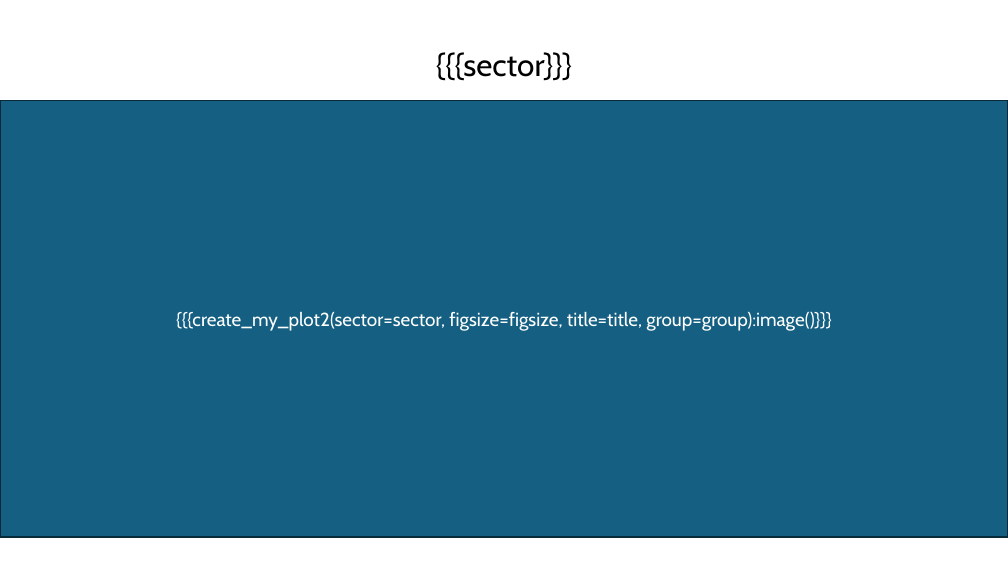
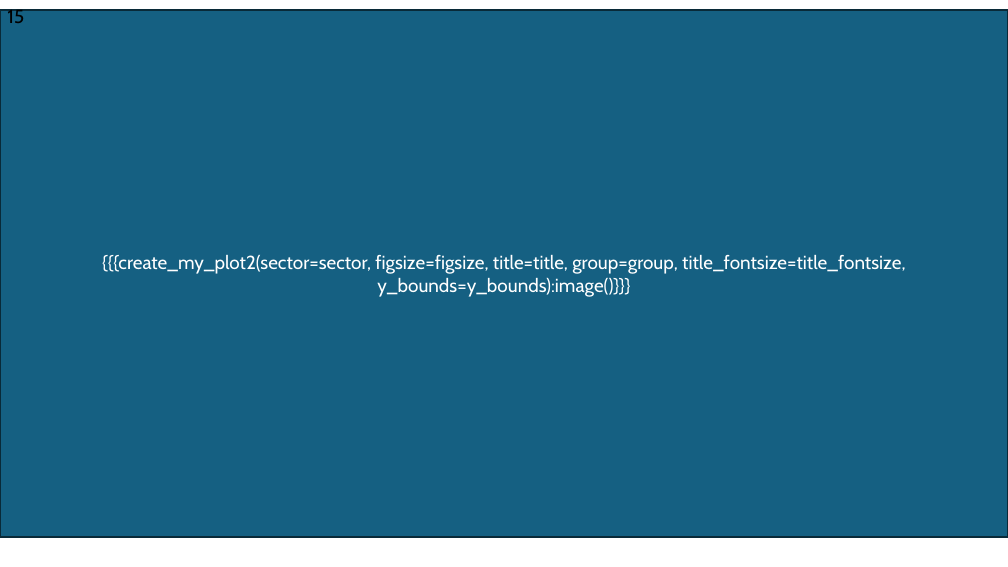
Before and after one commit to s21dlemanskiy/visualisation_kursach, a slide deck: slide 15 of Tamplate.pptx. Drawn at 1008x567 pixels with LibreOffice and Linux fonts; fonts in the diff are those of the drawing. Boxes give left, top, right and bottom in pixels: in the first picture for what was removed or moved away, otherwise in the second. Text is boxed around its words. In the diff, an @@ line names an element or a change of style, - is before the commit and + after.

```diff
--- a/Tamplate.pptx
+++ b/Tamplate.pptx
@@ rectangle "{{{create_my_plot2(sector=sector, figsize=figsize, title=tit ...": place and size @@
-rectangle "{{{create_my_plot2(sector=sector, figsize=figsize, title=tit ..." at box(0, 101, 1008, 537)
+rectangle "{{{create_my_plot2(sector=sector, figsize=figsize, title=tit ..." at box(0, 10, 1008, 537)
@@ text added at box(7, 7, 24, 23), 18 pt, text #000000 @@
+15
@@ title removed at box(436, 52, 572, 81) @@
-{{{sector}}}
@@ text in rectangle at box(102, 255, 905, 297): text changed @@
-{{{create_my_plot2(sector=sector, figsize=figsize, title=title, group=group):image()}}}
+{{{create_my_plot2(sector=sector, figsize=figsize, title=title, group=group, title_fontsize=title_fontsize, y_bounds=y_bounds):image()}}}
```
Also in this commit, not shown: 16 other slides changed, 1 slide added, 3 other files.
